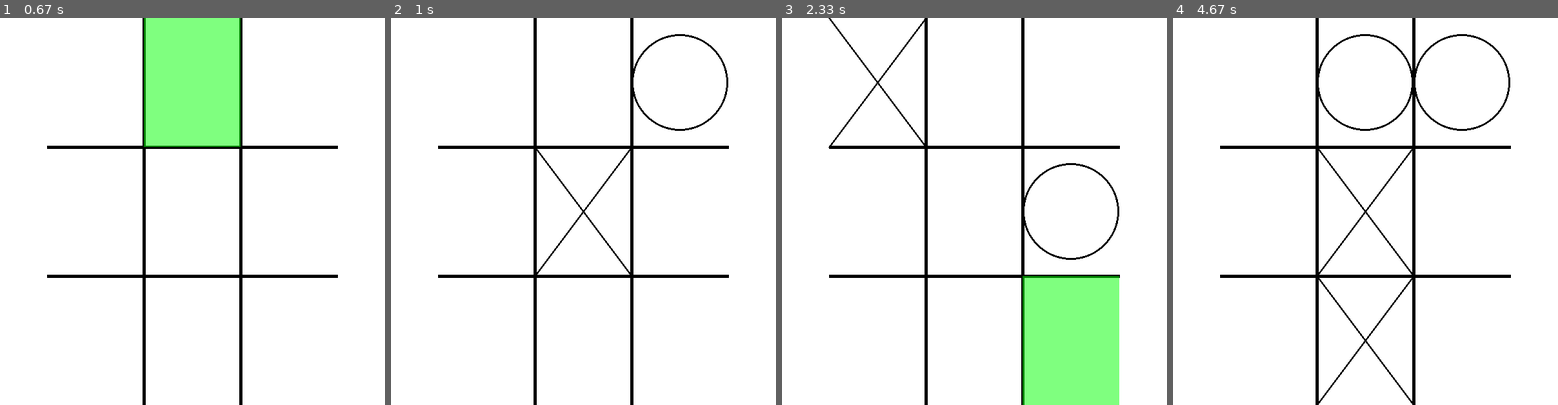
Above: before the commit, frames 1-4 (left to right).
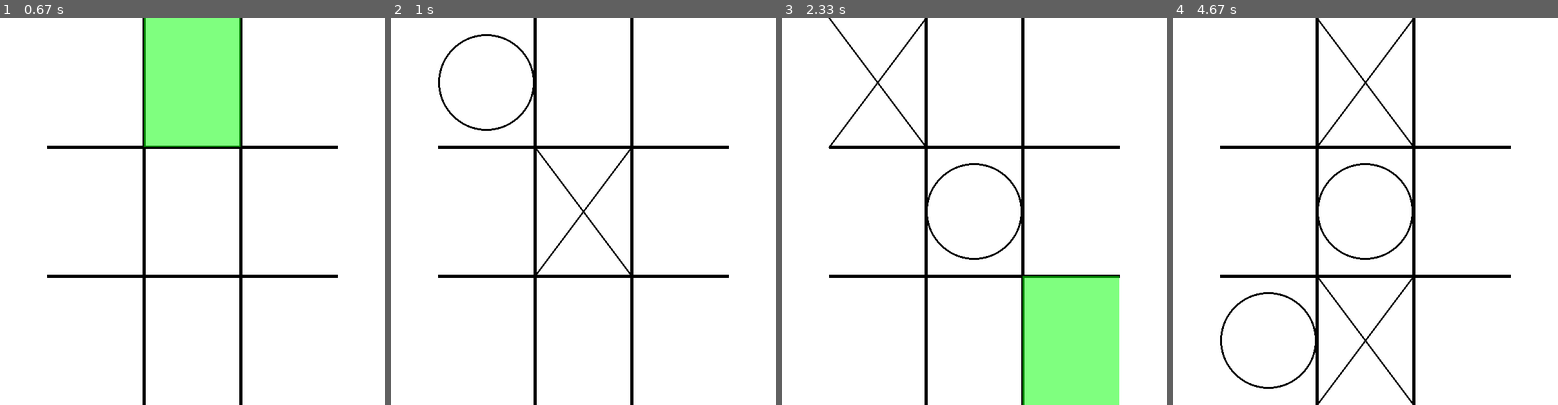
Above: after the commit, the same moments.

Repository: jerukan/tictactoePygame
Game: pygame game, started from src/main.py
The game is run twice, just before and just after one commit, with the same random seed, the same clock (stepped at 60 frames per second) and the same inputs.
Inputs (mouse positions are in pixels of both pictures, inside the frame that each line leads up to):
- Up to frame 1 (0.67 s): press the mouse at (288, 83) at 0.37 s; move the mouse to (231, 95) at 0.47 s; release the mouse at (173, 107) at 0.6 s
- Up to frame 2 (1 s): click (545, 196) at 0.72 s
- Up to frame 3 (2.33 s): press the mouse at (878, 339) at 1.03 s; move the mouse to (962, 250) at 1.13 s; release the mouse at (1051, 157) at 1.27 s; press the mouse at (878, 211) at 1.37 s; move the mouse to (920, 281) at 1.47 s; release the mouse at (962, 350) at 1.6 s; press the mouse at (878, 211) at 1.7 s; move the mouse to (835, 207) at 1.8 s; release the mouse at (793, 199) at 1.93 s; press the mouse at (878, 83) at 2.03 s; move the mouse to (993, 215) at 2.13 s; release the mouse at (1109, 350) at 2.27 s
- Up to frame 4 (4.67 s): press the mouse at (1269, 83) at 2.37 s; move the mouse to (1377, 130) at 2.47 s; release the mouse at (1484, 176) at 2.6 s; press the mouse at (1269, 339) at 2.7 s; move the mouse to (1338, 246) at 2.8 s; release the mouse at (1411, 157) at 2.93 s; press the mouse at (1365, 83) at 3.03 s; move the mouse to (1319, 180) at 3.13 s; release the mouse at (1273, 281) at 3.27 s; press the mouse at (1365, 339) at 3.37 s; move the mouse to (1323, 335) at 3.47 s; release the mouse at (1284, 335) at 3.6 s; press the mouse at (1365, 339) at 3.7 s; move the mouse to (1392, 304) at 3.8 s; release the mouse at (1423, 265) at 3.93 s; press the mouse at (1365, 211) at 4.03 s; move the mouse to (1296, 149) at 4.13 s; release the mouse at (1230, 87) at 4.27 s; press the mouse at (1365, 83) at 4.37 s; move the mouse to (1446, 76) at 4.47 s; release the mouse at (1527, 72) at 4.6 s

Frame 1 is identical in both runs. In frame 2, 0.7% of the frame differs, in the area x 12-88%, y 4-30%; in frame 3, 0.7%; in frame 4, 2.0%, in the area x 12-88%, y 0-96%.

Commit message:
AI is no longer dumb

Diff:
--- a/src/players/computerai.py
+++ b/src/players/computerai.py
@@ -1,5 +1,4 @@
 import pygame, copy
-from util import *
 from players.player import Player
 
 class Computerai():
@@ -20,6 +19,7 @@
                         board.updateBoard()
                         pygame.display.update()
                         return
+                boardCopy = copy.deepcopy(board.board)
 
         #then checks if the player will win next turn and block it
         for y in range(0, len(boardCopy)):
@@ -31,18 +31,19 @@
                         board.updateBoard()
                         pygame.display.update()
                         return
+                boardCopy = copy.deepcopy(board.board)
+
+        # take the center
+        if board.isClickable(board.board[1][1]):
+                board.board[1][1] = self.SYMBOL
+                board.updateBoard()
+                pygame.display.update()
+                return
 
         #take the corners
         choice = board.randomMoveFromList([[0, 0], [0, 2], [2, 0], [2, 2]])
         if choice is not None:
             board.board[choice[0]][choice[1]] = self.SYMBOL
-            board.updateBoard()
-            pygame.display.update()
-            return
-
-        #take the center
-        if board.isClickable(board.board[1][1]):
-            board.board[1][1] = self.SYMBOL
             board.updateBoard()
             pygame.display.update()
             return
--- a/src/util/board.py
+++ b/src/util/board.py
@@ -97,4 +97,7 @@
             if self.isClickable(self.board[i[0]][i[1]]):
                 possibleMoves.append(i)
 
-        return random.choice(possibleMoves)
+        if len(possibleMoves) > 0:
+            return random.choice(possibleMoves)
+
+        return None
